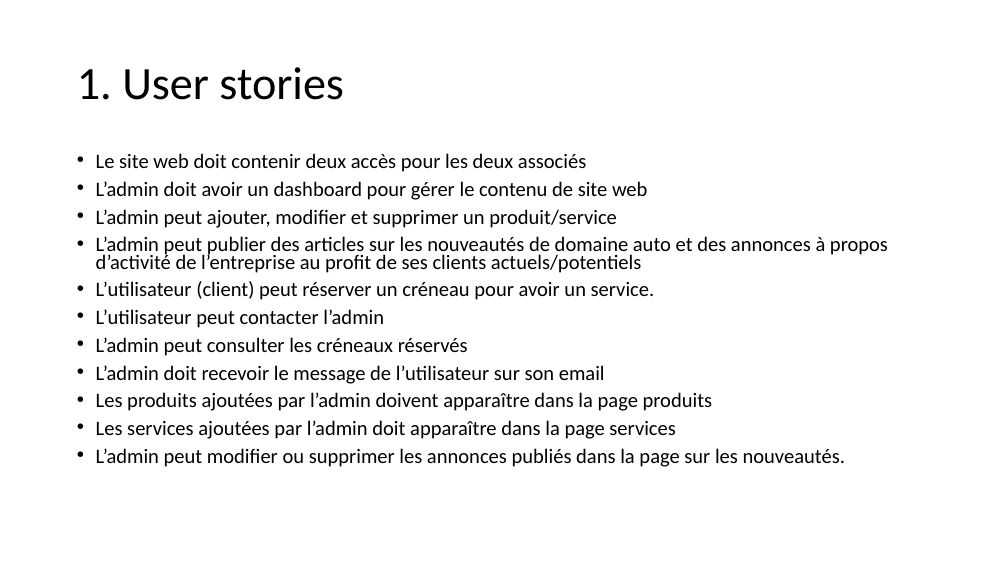
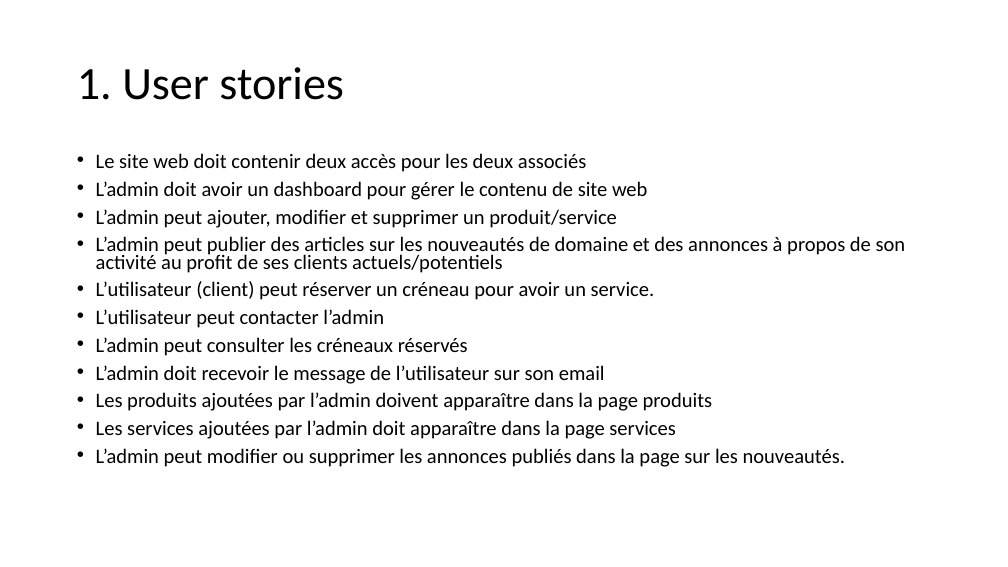
Before and after one commit to saidworks/fil_rouge, a slide deck: slide 4 of Presentation.pptx. Drawn at 1008x567 pixels with LibreOffice and Linux fonts; fonts in the diff are those of the drawing. Boxes give left, top, right and bottom in pixels: in the first picture for what was removed or moved away, otherwise in the second. Text is boxed around its words. In the diff, an @@ line names an element or a change of style, - is before the commit and + after.

```diff
--- a/Presentation.pptx
+++ b/Presentation.pptx
@@ text at [96, 236, 906, 273]: text changed @@
-• L’admin peut publier des articles sur les nouveautés de domaine auto et des annonces à propos d’activité de l’entreprise au profit de ses clients actuels/potentiels
+• L’admin peut publier des articles sur les nouveautés de domaine et des annonces à propos de son activité au profit de ses clients actuels/potentiels
```
Also in this commit, not shown: 11 other slides changed, 2 slides added, 2 slides removed, 39 other files.
